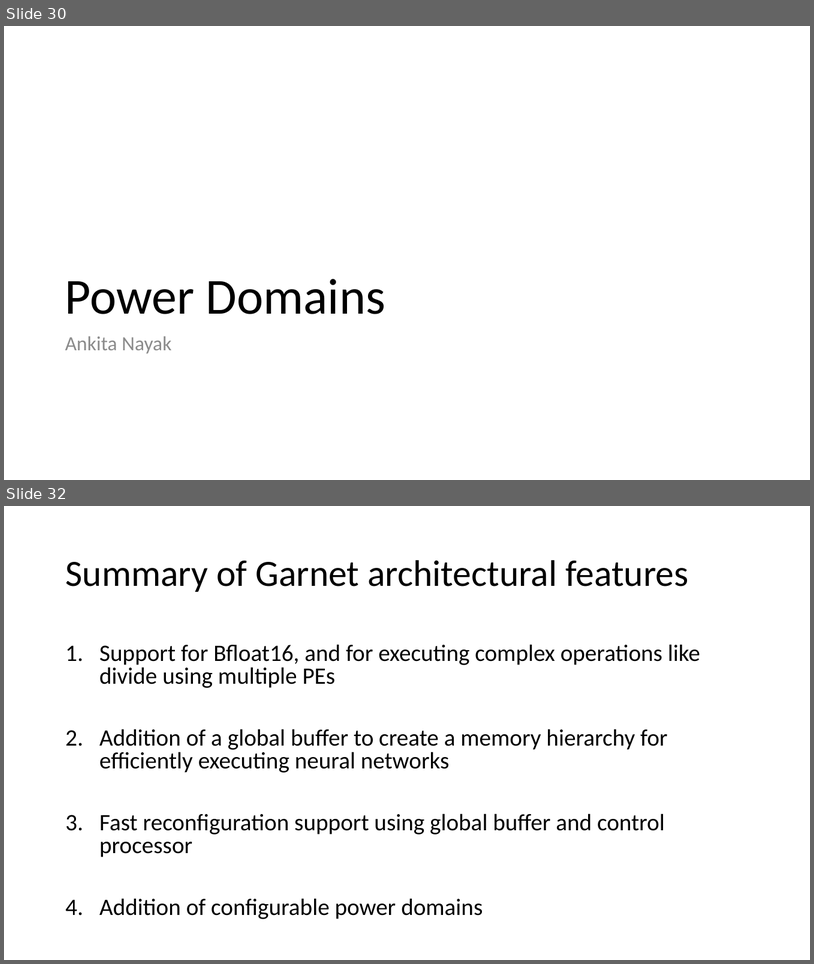
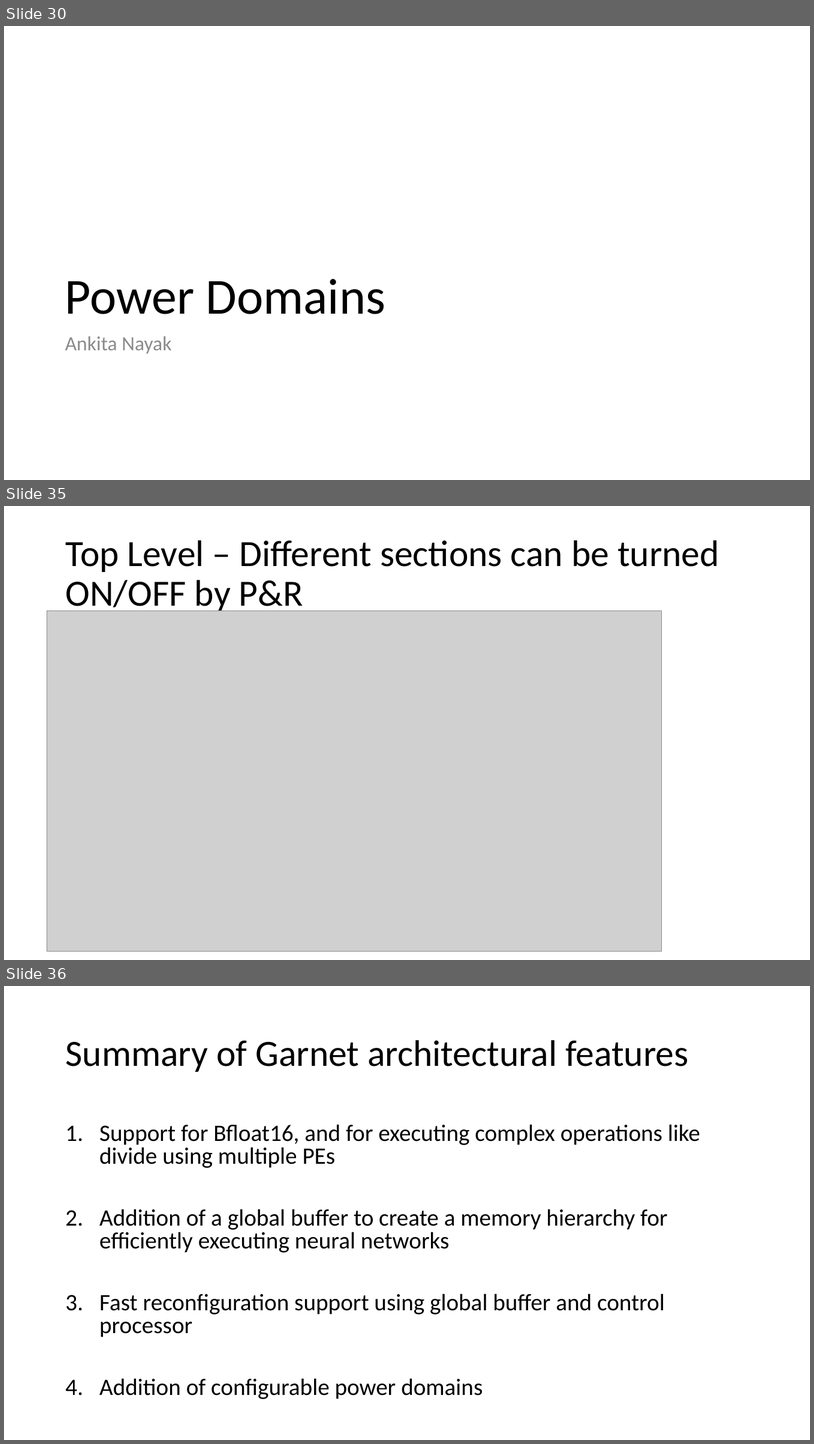
Before and after one commit to StanfordAHA/garnet, a slide deck: docs/garnet-block-diagrams.pptx. Shown one above the other, each under a label of ours: slides 30 and 32 before the commit, slides 30, 35 and 36 after it; the slides between them are not shown. The pictures are 814x964 and 814x1444 pixels, drawn with LibreOffice and Linux fonts; fonts in the diff are those of the drawing; grey boxes stand for pictures. Boxes give left, top, right and bottom in pixels: in the first picture for what was removed or moved away, otherwise in the second. Text is boxed around its words. In the diff, an @@ line names an element or a change of style, - is before the commit and + after.

Commit message:
Update power domain section

```diff
--- a/docs/garnet-block-diagrams.pptx
+++ b/docs/garnet-block-diagrams.pptx
@@ slide 35 added at (x1=4, y1=506, x2=810, y2=960), background #FFFFFF @@
@@ title added at (x1=65, y1=540, x2=720, y2=615), 44 pt, text #000000 @@
+Top Level – Different sections can be turned ON/OFF by P&R
@@ picture added at (x1=47, y1=610, x2=662, y2=951) @@
@@ what was slide 32 is now slide 36 @@
```
Also in this commit, not shown: 4 other slides added, 1 slide removed.
